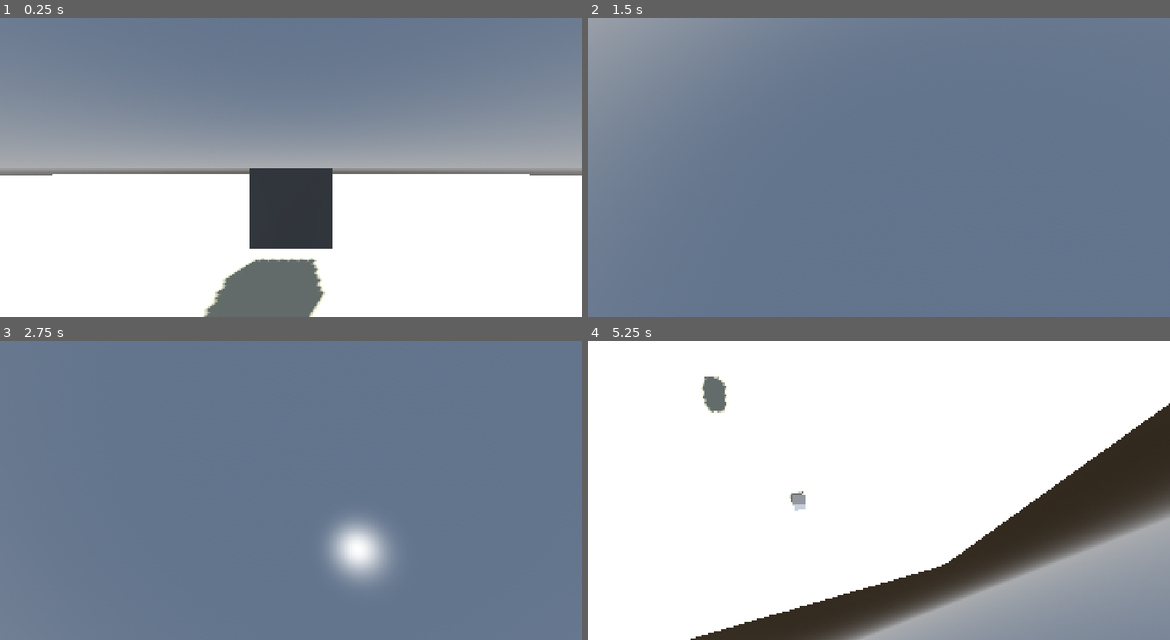
Above: before the commit, frames 1-4 (two rows, left to right).
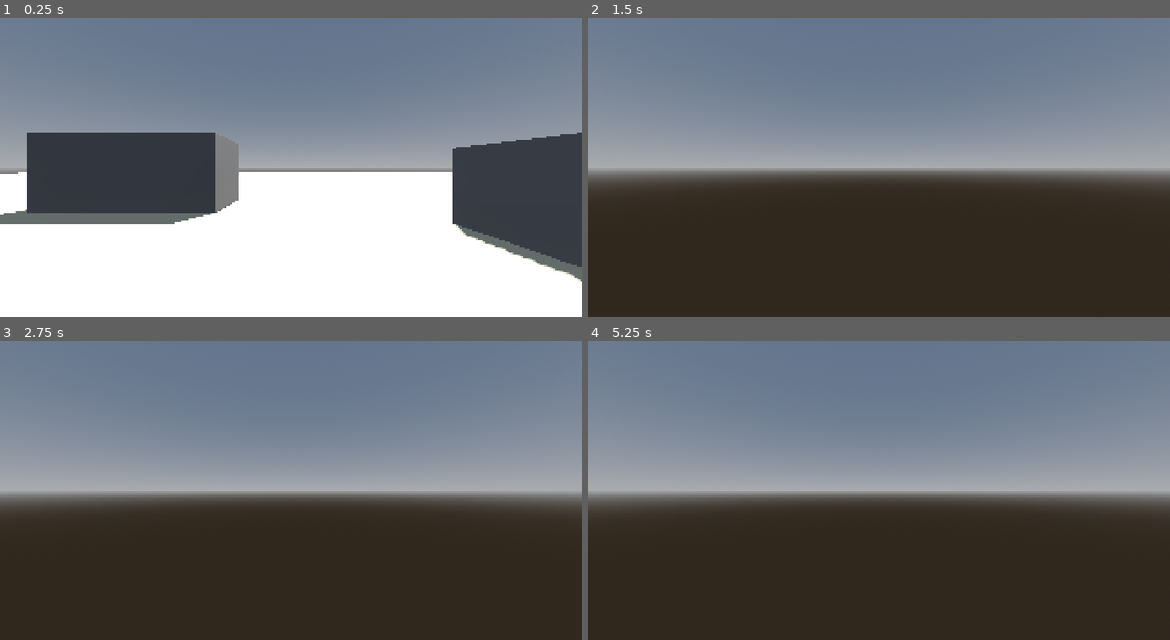
Above: after the commit, the same moments.

Repository: KadenWasHere/3D-Player-Movement
Game: Godot game, scene res://scenes/test.tscn
Two runs of this game, one before a commit and one after it. Both use one fixed random seed, a clock stepped at 60 frames per second and the inputs below.
Inputs (mouse positions are in pixels of both pictures, inside the frame that each line leads up to):
- Up to frame 1 (0.25 s): no input
- Up to frame 2 (1.5 s): tap Enter at 0.5 s; move the mouse to (908, 167) at 0.52 s; hold Shift (sprint, bound only after the commit) 0.53-1.28 s; hold W (forward) from 0.53 s (still down); tap Space (jump) at 0.77, 0.8, 1.07, 1.35 s; move the mouse to (849, 167) at 1.27 s
- Up to frame 3 (2.75 s): keep holding W (forward); tap Space (jump) at 1.52, 1.82, 2, 2.3 s; tap Shift (sprint, bound only after the commit) at 1.55 s; move the mouse to (302, 484) at 2.02 s; hold Shift (sprint, bound only after the commit) from 2.03 s (still down)
- Up to frame 4 (5.25 s): keep holding W (forward); tap Enter at 2.75, 4.25 s; move the mouse to (873, 496) at 2.77 s; release Shift (sprint, bound only after the commit) at 2.78 s; tap Shift (sprint, bound only after the commit) at 2.85, 4.35 s; tap Space (jump) at 3.02, 3.32, 3.5, 3.6, 3.77, 4.07, 4.52, 4.82 s; move the mouse to (919, 493) at 3.52 s; move the mouse to (832, 487) at 4.27 s; move the mouse to (884, 490) at 5.02 s; hold Shift (sprint, bound only after the commit) from 5.03 s (still down)

The runs differ from the first frame. In frame 1, 27% of the frame differs, in the area x 0-100%, y 38-100%; in frame 2, 69%; in frame 3, 69%; in frame 4, 93%, in the area x 0-100%, y 0-100%.

Commit message:
feat: added different behavior for ground and air movement
Added two new functions that treat movements in
the ground vs. the air differently

-docs: added descriptors to relevant functions and
variables

-refactor: seperated the camera from the player
scene

Diff:
--- a/project.godot
+++ b/project.godot
@@ -58,6 +58,11 @@
 "events": [Object(InputEventKey,"resource_local_to_scene":false,"resource_name":"","device":-1,"window_id":0,"alt_press …(191 unchanged characters)…
 ]
 }
+sprint={
+"deadzone": 0.2,
+"events": [Object(InputEventKey,"resource_local_to_scene":false,"resource_name":"","device":-1,"window_id":0,"alt_pressed":false,"shift_pressed":false,"ctrl_pressed":false,"meta_pressed":false,"pressed":false,"keycode":0,"physical_keycode":4194325,"key_label":0,"unicode":0,"location":0,"echo":false,"script":null)
+]
+}
 
 [physics]
 
--- /dev/null
+++ b/scenes/CameraRig.tscn
@@ -0,0 +1,6 @@
+[gd_scene format=3 uid="uid://be7ywffslh5f2"]
+
+[ext_resource type="Script" uid="uid://dmcxiq70fn8yr" path="res://scenes/cameraRig.gd" id="1_7xkah"]
+
+[node name="CameraRig" type="Camera3D" unique_id=1648100818]
+script = ExtResource("1_7xkah")
--- a/scenes/Player.tscn
+++ b/scenes/Player.tscn
@@ -1,6 +1,7 @@
 [gd_scene format=3 uid="uid://dygddi6vpgacj"]
 
 [ext_resource type="Script" uid="uid://c0mcp0phhlyx0" path="res://scenes/player.gd" id="1_p0vlq"]
+[ext_resource type="PackedScene" uid="uid://be7ywffslh5f2" path="res://scenes/CameraRig.tscn" id="2_v6fml"]
 
 [sub_resource type="CapsuleShape3D" id="CapsuleShape3D_mcws0"]
 
@@ -8,6 +9,7 @@
 
 [node name="Player" type="CharacterBody3D" unique_id=1030306642]
 script = ExtResource("1_p0vlq")
+jump_velocity = 100.0
 
 [node name="CollisionShape3D" type="CollisionShape3D" parent="." unique_id=903568802]
 shape = SubResource("CapsuleShape3D_mcws0")
@@ -15,5 +17,4 @@
 [node name="MeshInstance3D" type="MeshInstance3D" parent="." unique_id=622587692]
 mesh = SubResource("CapsuleMesh_inioi")
 
-[node name="PlayerView" type="Camera3D" parent="." unique_id=900937851]
-transform = Transform3D(1, 0, 0, 0, 1, 0, 0, 0, 1, 0, 0.50323206, -0.055088997)
+[node name="CameraRig" parent="." unique_id=1648100818 instance=ExtResource("2_v6fml")]
--- /dev/null
+++ b/scenes/cameraRig.gd
@@ -0,0 +1,16 @@
+extends Camera3D
+
+@export var sensitivity: float = 0.003
+@export var max_rot: float = deg_to_rad(-40)
+@export var min_rot: float = deg_to_rad(60)
+
+
+
+func _ready() -> void:
+	Input.mouse_mode = Input.MOUSE_MODE_CAPTURED
+
+func _unhandled_input(event: InputEvent) -> void:
+	if event is InputEventMouseMotion:
+		pass
+		#head.rotate_x(-event.relative.y * sensitivity)
+		#player_view.rotate_y(-event.relative.x * sensitivity)
--- a/scenes/player.gd
+++ b/scenes/player.gd
@@ -3,53 +3,66 @@
 
 const GRAVITY: float = 9.8
 
-# movement variables
-var direction: Vector2
-@export var walk_speed: int = 4
-@export var run_speed: int = 10
-@export var jump_velocity: float = 4.5
+@onready var camera: Camera3D = $CameraRig
 
-# rotation variables in radians
-@export var sensitivity: float = 0.003
-var rot_x: float
-var rot_y: float
-var max_rot: float = deg_to_rad(-40)
-var min_rot: float = deg_to_rad(60)
-
-func _ready() -> void:
-	Input.mouse_mode = Input.MOUSE_MODE_CAPTURED
+## Direction the CharacterBody3D is moving
+var direction: Vector3
+## The actual speed of the player
+var speed: float
+## How fast a player can walk
+@export var walk_speed: float = 2.0
+## How fast a player can run
+@export var run_speed: float = 4.0
+## How high and long a player can jump for
+@export var jump_velocity: float = 2.0
+## Controls how much a CharacterBody3D can move in the
+## x or z direction when in the air
+@export var air_control: float = 2.5
+## Controls how fast the CharacterBody3D slows down when
+## no input is given
+@export var friction: float = 10.0
 
 
 func _physics_process(delta: float) -> void:
-	# gravity
-	if not is_on_floor():
+
+	# controls
+	var direction_2D: Vector2 = Input.get_vector("backward", "forward", "left", "right")
+	direction = (transform.basis * Vector3(direction_2D.y, 0, -direction_2D.x)).normalized()
+
+	if Input.is_action_pressed("sprint") and is_on_floor():
+		speed = run_speed
+	else:
+		speed = walk_speed
+
+	var target_velocity: Vector3 = direction * speed
+
+	if is_on_floor():
+		ground_movement(delta, target_velocity)
+	else:
 		velocity.y -= GRAVITY * delta
-
-	# walking
-	direction = Input.get_vector("left", "right", "forward", "backward")
-	velocity.x = direction.x * walk_speed
-	velocity.z = direction.y * walk_speed
+		air_movement(delta, target_velocity)
 
 	# jump
-	if Input.is_action_just_pressed("jump"):
+	if Input.is_action_just_pressed("jump") and is_on_floor():
 		velocity.y = jump_velocity
 
 	move_and_slide()
 
 
-func _unhandled_input(event: InputEvent) -> void:
-	if event is InputEventMouseMotion:
+## Moves the CharacterBody3D when on the ground. When no player input is provided
+## the velocity gradually goes to 0 by the amount of [member friction]
+func ground_movement(delta: float, target_velocity: Vector3) -> void:
+	if direction:
+		velocity.x = target_velocity.x
+		velocity.z = target_velocity.z
+	else:
+		velocity.x = move_toward(velocity.x, 0, friction * delta)
+		velocity.z = move_toward(velocity.z, 0, friction * delta)
 
-		# adds the new rotation to the total rotation
-		rot_x -= event.relative.x * sensitivity
-		rot_y -= event.relative.y * sensitivity
 
-		# limit amount you can look up or down
-		rot_y = clampf(rot_y, min_rot, max_rot)
-
-		# resets to basis matrix
-		$PlayerView.transform.basis = Basis()
-
-		# just sets the basis immedietly to accumilated rotation
-		rotate_object_local(Vector3(0, 1, 0), rot_x)
-		rotate_object_local(Vector3(1, 0, 0), rot_y)
+## Moves the CharacterBody3D when in the air. When in the air, movement in
+## the x or y direction is restricted by the amount of [member air_control]
+func air_movement(delta: float, target_velocity: Vector3) -> void:
+	if direction:
+		velocity.x = move_toward(velocity.x, target_velocity.x, air_control * delta)
+		velocity.z = move_toward(velocity.z, target_velocity.z, air_control * delta)
--- a/scenes/test.tscn
+++ b/scenes/test.tscn
@@ -25,6 +25,7 @@
 size = Vector2(100, 100)
 
 [sub_resource type="BoxMesh" id="BoxMesh_inioi"]
+size = Vector3(4.033203, 1.7357788, 1.8829346)
 
 [node name="Test" type="Node3D" unique_id=2124578073]
 
@@ -41,11 +42,16 @@
 shape = SubResource("ConcavePolygonShape3D_errlg")
 
 [node name="FloorGraphics" type="MeshInstance3D" parent="Floor" unique_id=1356104791]
+transform = Transform3D(1, 0, 0, 0, 1, 0, 0, 0, 1, 0.00026607513, 0.010725021, -0.0016579628)
 mesh = SubResource("PlaneMesh_inioi")
 
 [node name="Player" parent="." unique_id=1030306642 instance=ExtResource("1_errlg")]
 transform = Transform3D(1, 0, 0, 0, 1, 0, 0, 0, 1, 0, 1, 0)
 
 [node name="MeshInstance3D2" type="MeshInstance3D" parent="." unique_id=632009054]
-transform = Transform3D(1, 0, 0, 0, 1, 0, 0, 0, 1, 0, 1, -2.9540184)
+transform = Transform3D(1, 0, 0, 0, 1, 0, 0, 0, 1, 4.8784747, 0.47460938, -2.512551)
 mesh = SubResource("BoxMesh_inioi")
+
+[node name="MeshInstance3D3" type="MeshInstance3D" parent="." unique_id=2071088373]
+transform = Transform3D(1, 0, 0, 0, 1, 0, 0, 0, 1, -3.6328483, 0.8678894, -5.120756)
+mesh = SubResource("BoxMesh_inioi")
Not shown, added: scenes/cameraRig.gd.uid
